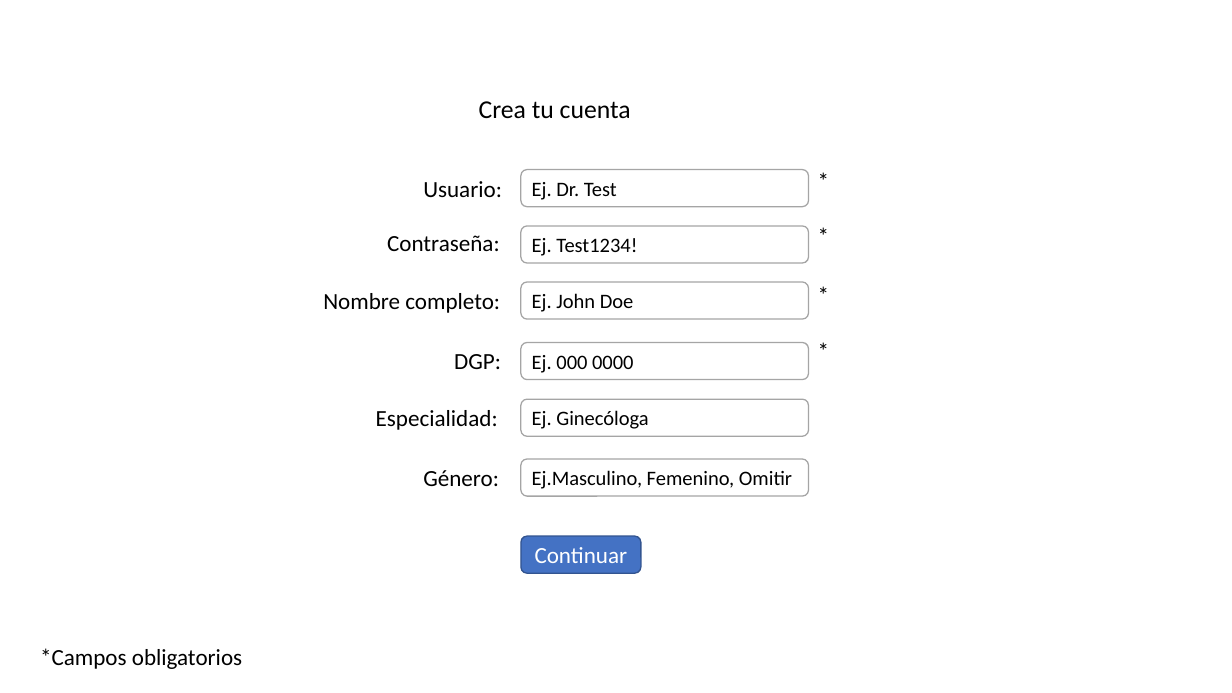
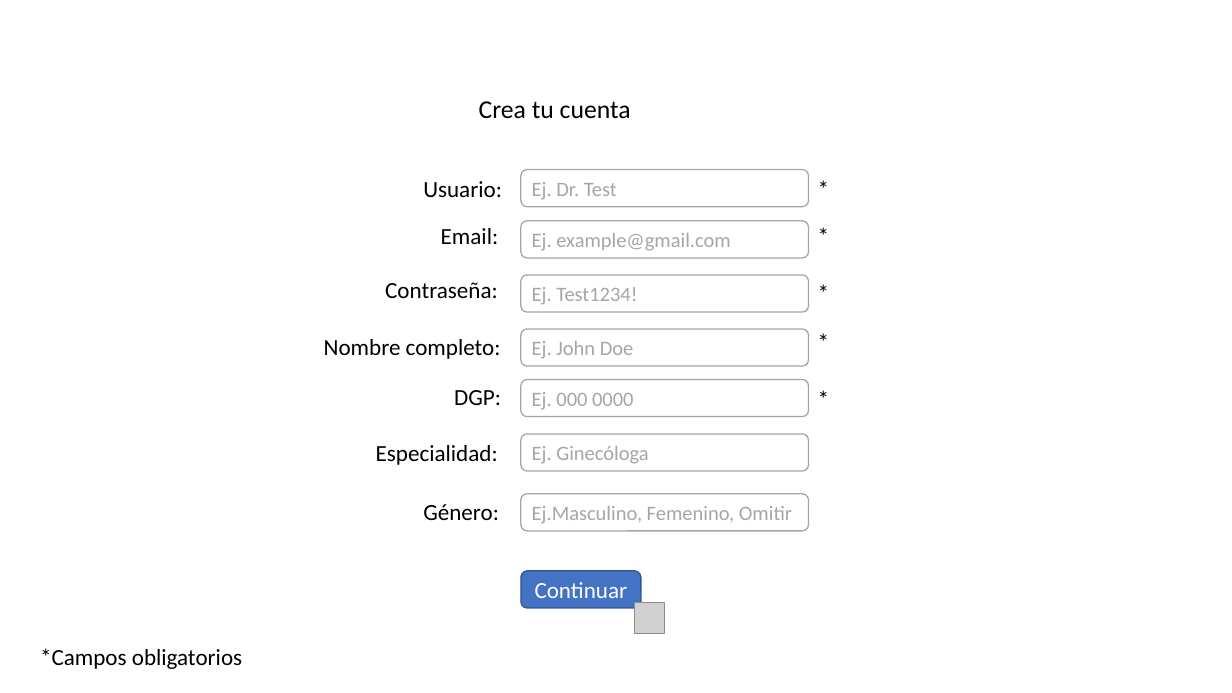
Before and after one commit to the-other-mariana/pm, a slide deck: slide 6 of PM1/eng/MVP.pptx (slide 5 before the commit). Drawn at 1232x693 pixels with LibreOffice and Linux fonts; fonts in the diff are those of the drawing; grey boxes stand for pictures. Boxes give left, top, right and bottom in pixels: in the first picture for what was removed or moved away, otherwise in the second. Text is boxed around its words. In the diff, an @@ line names an element or a change of style, - is before the commit and + after.

```diff
--- a/PM1/eng/MVP.pptx
+++ b/PM1/eng/MVP.pptx
@@ text "*": place and size @@
-text "*" at (809,162,933,199)
+text "*" at (809,170,933,207)
@@ text added at (441,228,498,244), 18 pt, text #000000 @@
+Email:
@@ rounded rectangle added at (521,221,809,258), fill #FFFFFF, outline #A5A5A5 1 pt, 16 pt, text #A6A6A6 @@
+Ej. example@gmail.com
@@ 2 texts, 1 rounded rectangle: place and size @@
-2 texts, 1 rounded rectangle at (323,235,809,319)
+2 texts, 1 rounded rectangle at (324,282,809,366)
@@ text colour #000000 to #A6A6A6 in 6 elements at (521,170,809,207), (521,494,809,531), (521,434,809,471), (521,380,809,417), (521,329,809,366), (521,275,809,312) @@
@@ rounded rectangle "Ej. Test1234!": place and size @@
-rounded rectangle "Ej. Test1234!" at (521,226,809,263)
+rounded rectangle "Ej. Test1234!" at (521,275,809,312)
@@ text "*": place and size @@
-text "*" at (809,333,933,370)
+text "*" at (809,323,933,360)
@@ 4 rounded rectangles, 3 texts: place and size @@
-4 rounded rectangles, 3 texts at (376,343,809,573)
+4 rounded rectangles, 3 texts at (376,380,809,608)
@@ text added at (809,380,933,417), 18 pt, text #000000 @@
+*
@@ picture added at (635,604,665,634) @@
```
Also in this commit, not shown: 10 other slides changed, 5 slides added.
